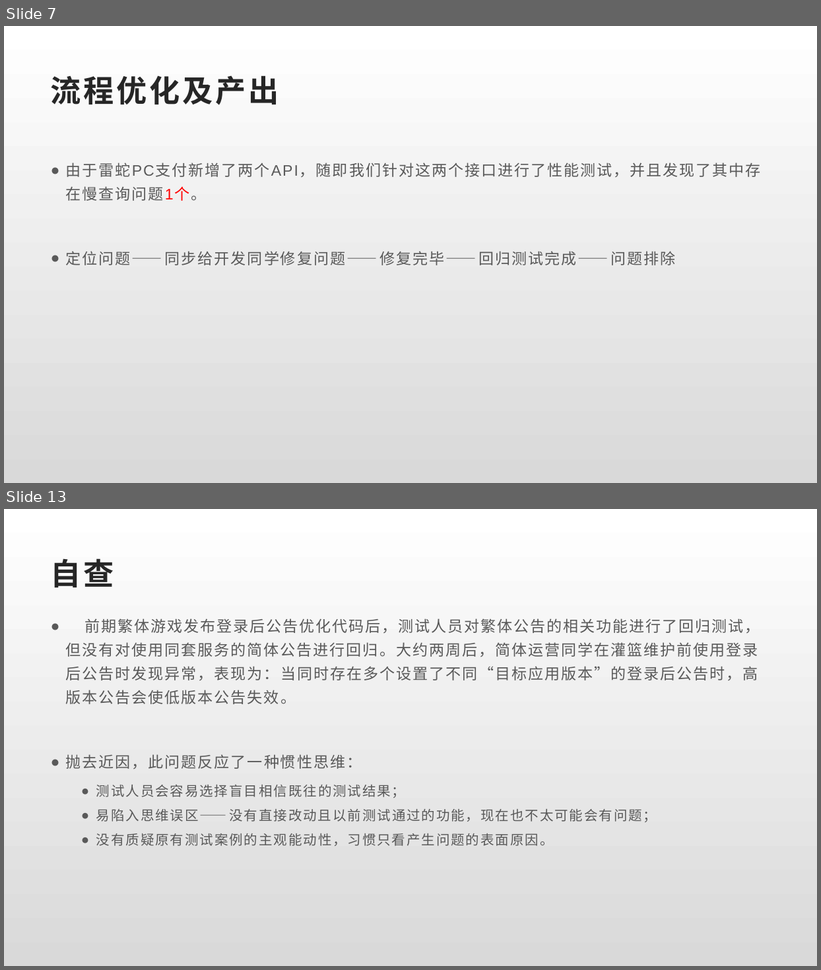
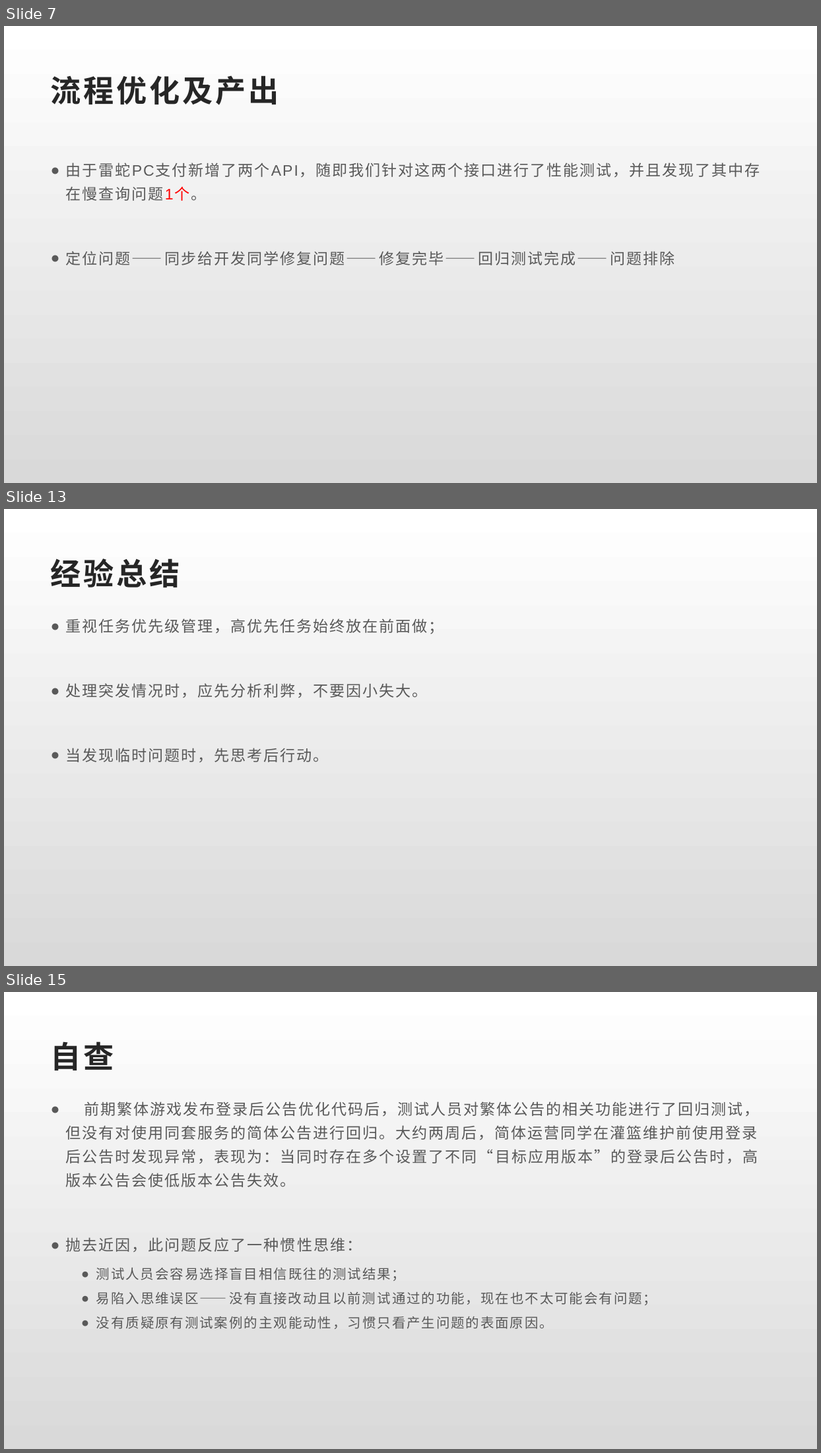
Before and after one commit to Rexixe1993/JavaScriptLesson, a slide deck: 全球版灌篮OBT复盘总结.pptx. Shown one above the other, each under a label of ours: slides 7 and 13 before the commit, slides 7, 13 and 15 after it; the slides between them are not shown. The pictures are 821x970 and 821x1453 pixels, drawn with LibreOffice and Linux fonts; fonts in the diff are those of the drawing. Boxes give left, top, right and bottom in pixels: in the first picture for what was removed or moved away, otherwise in the second. Text is boxed around its words. In the diff, an @@ line names an element or a change of style, - is before the commit and + after.

```diff
--- a/全球版灌篮OBT复盘总结.pptx
+++ b/全球版灌篮OBT复盘总结.pptx
@@ slide 13 added at box(4, 509, 817, 966), background gradient #FFFFFF to #D9D9D9 @@
@@ title added at box(51, 559, 180, 588), 36 pt, text #262626, bold @@
+经验总结
@@ text added at box(66, 619, 444, 762), 18 pt, text #595959 @@
+● 重视任务优先级管理，高优先任务始终放在前面做；
+● 处理突发情况时，应先分析利弊，不要因小失大。
+● 当发现临时问题时，先思考后行动。
@@ what was slide 13 is now slide 15 @@
```
Also in this commit, not shown: 3 slides changed, 3 other slides added, 2 slides removed.
